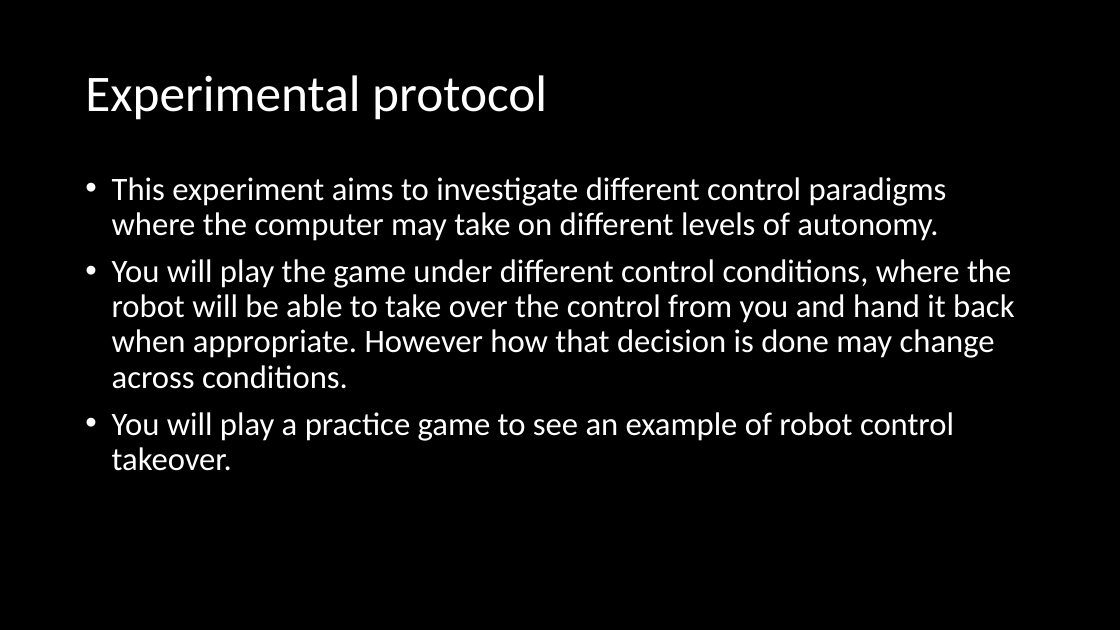
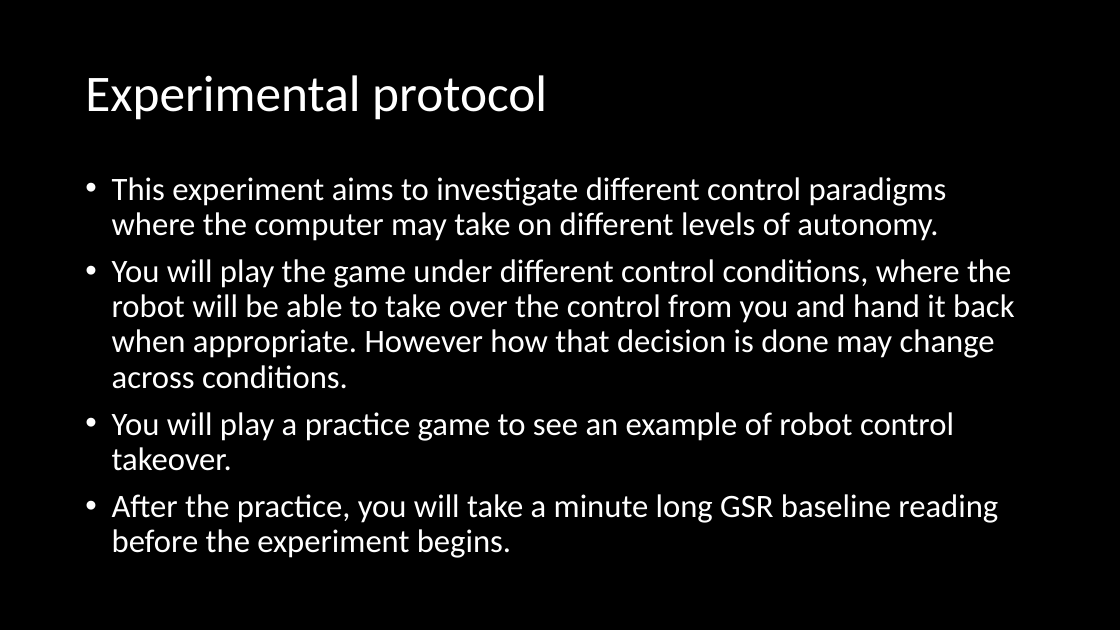
Before and after one commit to HCRLabRepo/HapticGamesTouchX, a slide deck: slide 5 of app/bin/win-x64/resources/Instructions.pptx. Drawn at 1120x630 pixels with LibreOffice and Linux fonts; fonts in the diff are those of the drawing. Boxes give left, top, right and bottom in pixels: in the first picture for what was removed or moved away, otherwise in the second. Text is boxed around its words. In the diff, an @@ line names an element or a change of style, - is before the commit and + after.

Commit message:
Updates instruction powerpoint and Added GSR baseline script

```diff
--- a/app/bin/win-x64/resources/Instructions.pptx
+++ b/app/bin/win-x64/resources/Instructions.pptx
@@ text at (x1=112, y1=494, x2=998, y2=558): paragraph added @@
+• After the practice, you will take a minute long GSR baseline reading before the experiment begins.
```
Also in this commit, not shown: 2 other slides changed, 4 other files.
